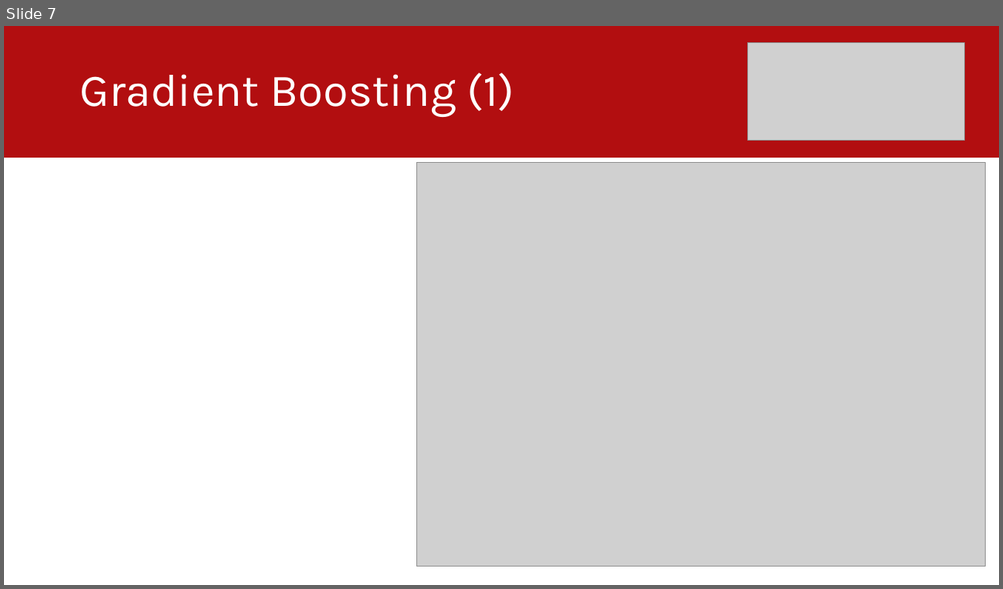
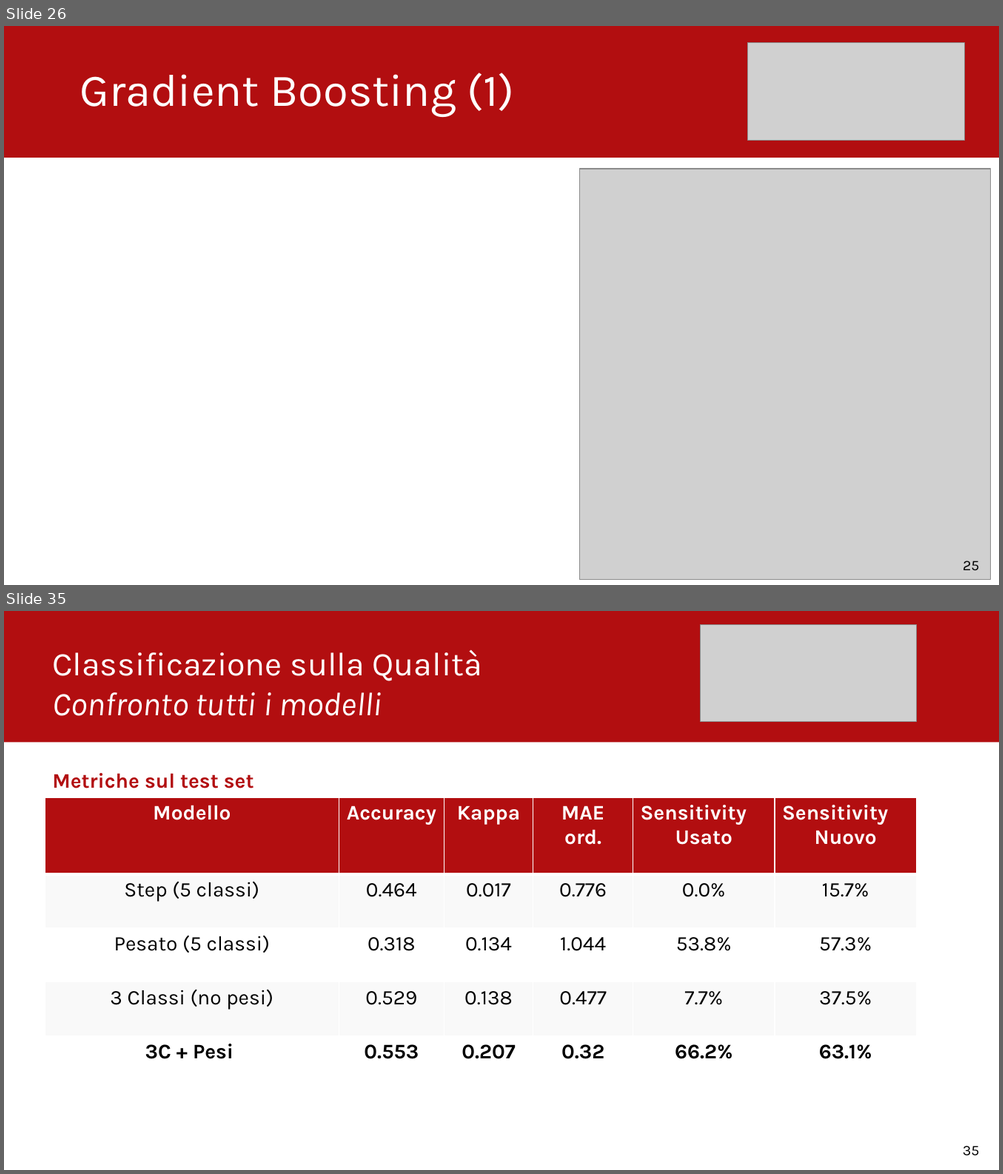
Before and after one commit to lucavarotto/vinted-scraper-and-business-analysis, a slide deck: Presentazione.pptx. Shown one above the other, each under a label of ours: slide 7 before the commit, slides 26 and 35 after it; the slides between them are not shown. The pictures are 1003x589 and 1003x1174 pixels, drawn with LibreOffice and Linux fonts; fonts in the diff are those of the drawing; grey boxes stand for pictures. Boxes give left, top, right and bottom in pixels: in the first picture for what was removed or moved away, otherwise in the second. Text is boxed around its words. In the diff, an @@ line names an element or a change of style, - is before the commit and + after.

```diff
--- a/Presentazione.pptx
+++ b/Presentazione.pptx
@@ slide 35 added at (4,611,999,1170), background #FFFFFF @@
@@ rectangle added at (4,611,999,742), fill #B20E10 @@
@@ picture added at (700,624,916,721) @@
@@ text added at (52,649,482,716), 32 pt, text #FFFFFF @@
+Classificazione sulla Qualità
+Confronto tutti i modelli
@@ text added at (52,773,254,789), 20 pt, text #B20E10, bold @@
+Metriche sul test set
@@ table added at (45,797,917,1091), 5 rows, 6 columns @@
+Modello | Accuracy | Kappa | MAE ord. | Sensitivity Usato | Sensitivity Nuovo
+Step (5 classi) | 0.464 | 0.017 | 0.776 | 0.0% | 15.7%
+Pesato (5 classi) | 0.318 | 0.134 | 1.044 | 53.8% | 57.3%
+3 Classi (no pesi) | 0.529 | 0.138 | 0.477 | 7.7% | 37.5%
+3C + Pesi | 0.553 | 0.207 | 0.32 | 66.2% | 63.1%
@@ text added at (962,1146,979,1156), 14 pt, text #000000 @@
+35
@@ what was slide 7 is now slide 26 @@
@@ slide 26 changed as well @@
@@ picture: place and size @@
-picture at (417,163,985,566)
+picture at (579,169,990,580)
@@ text added at (962,561,979,571), 14 pt, text #000000 @@
+25
```
Also in this commit, not shown: 3 other slides changed, 35 other slides added, 5 slides removed, 48 other files.
